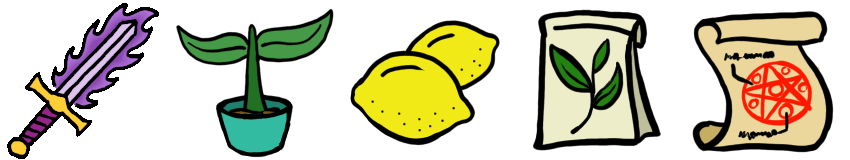
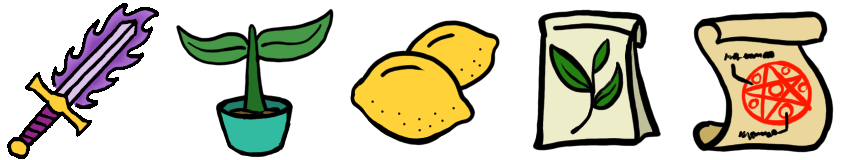
Layer changes from the first 850 × 160 image to the second:
painted on "Paint Layer 1" over [354, 25, 499, 139]
